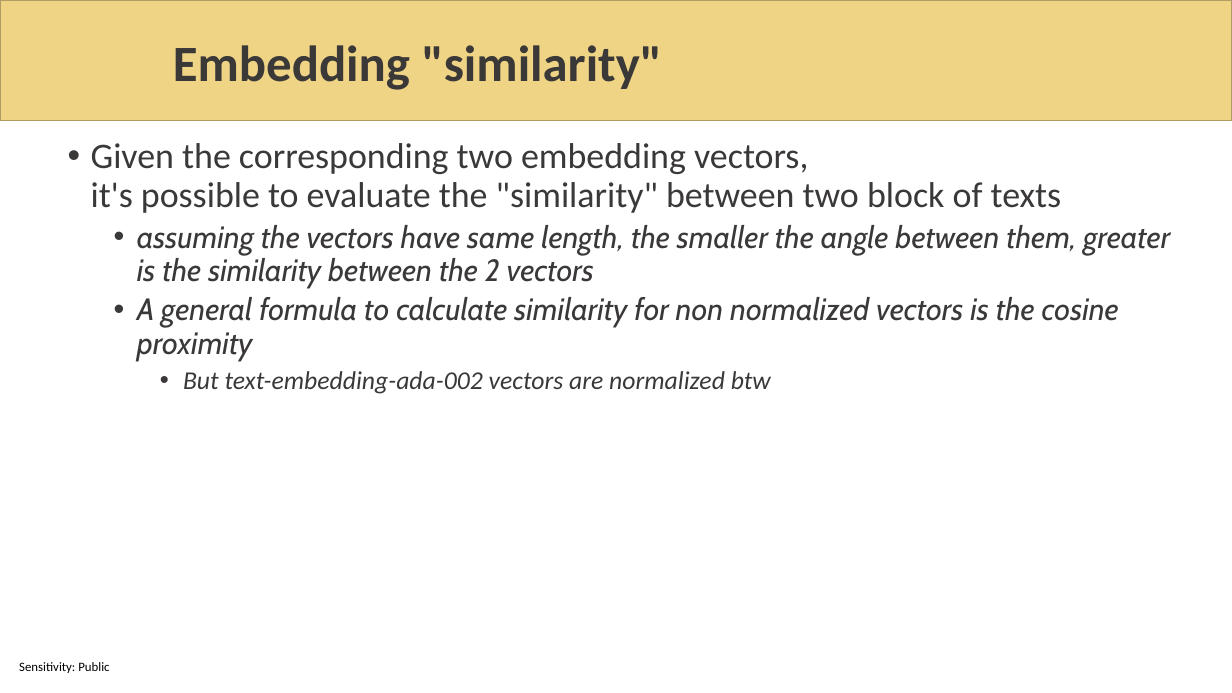
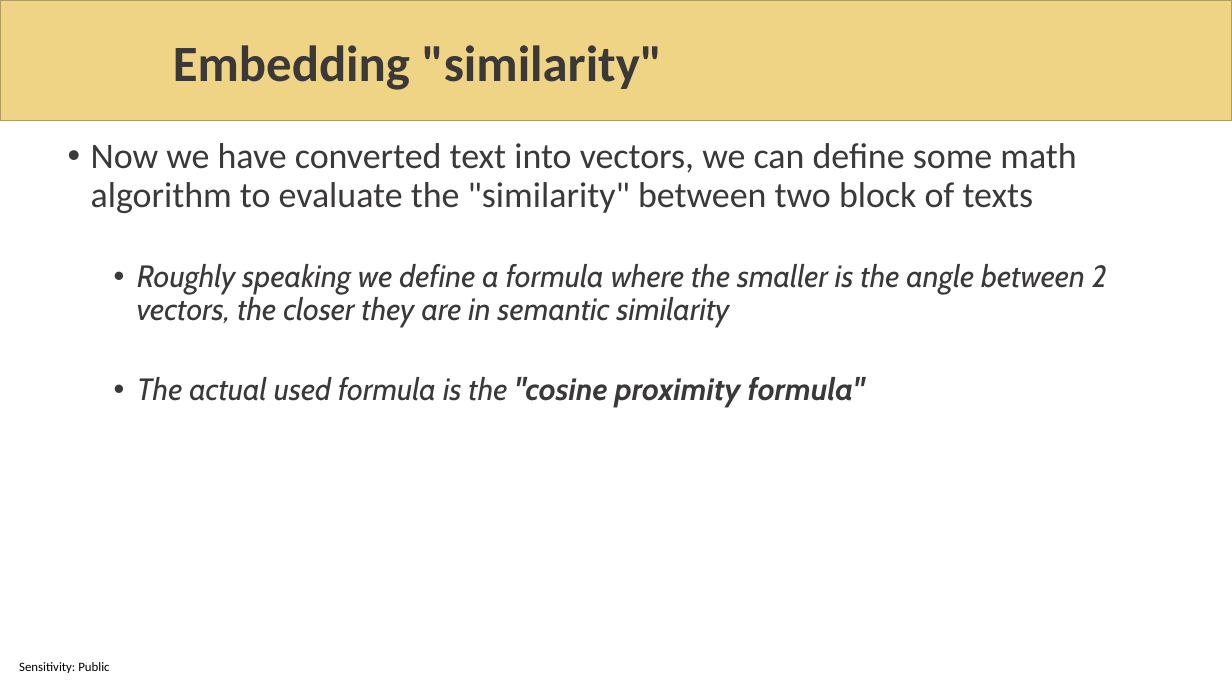
Before and after one commit to sabbadino/AzureDay2023Torino, a slide deck: slide 16 of sessions/room1_15_30/azure-day-ChatBot.pptx. Drawn at 1232x693 pixels with LibreOffice and Linux fonts; fonts in the diff are those of the drawing; background and template pictures are left out. Boxes give left, top, right and bottom in pixels: in the first picture for what was removed or moved away, otherwise in the second. Text is boxed around its words. In the diff, an @@ line names an element or a change of style, - is before the commit and + after.

Commit message:
slides update

```diff
--- a/sessions/room1_15_30/azure-day-ChatBot.pptx
+++ b/sessions/room1_15_30/azure-day-ChatBot.pptx
@@ text at [91,143,1107,407]: text changed @@
-• Given the corresponding two embedding vectors,
-  it's possible to evaluate the "similarity" between two block of texts
-  • assuming the vectors have same length, the smaller the angle between them, greater is the similarity between the 2 vectors
-  • A general formula to calculate similarity for non normalized vectors is the cosine proximity
-    • But text-embedding-ada-002 vectors are normalized btw
+• Now we have converted text into vectors, we can define some math algorithm to evaluate the "similarity" between two block of texts
+  • Roughly speaking we define a formula where the smaller is the angle between 2 vectors, the closer they are in semantic similarity
+  • The actual used formula is the "cosine proximity formula"
```
Also in this commit, not shown: 2 other slides changed.
